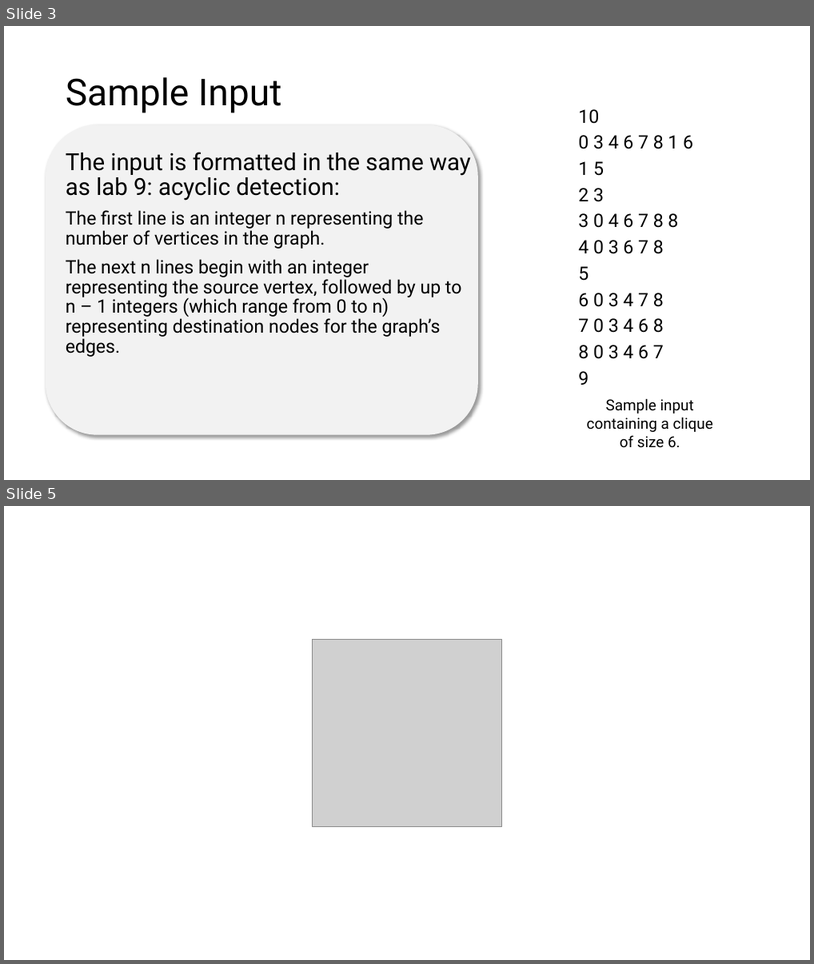
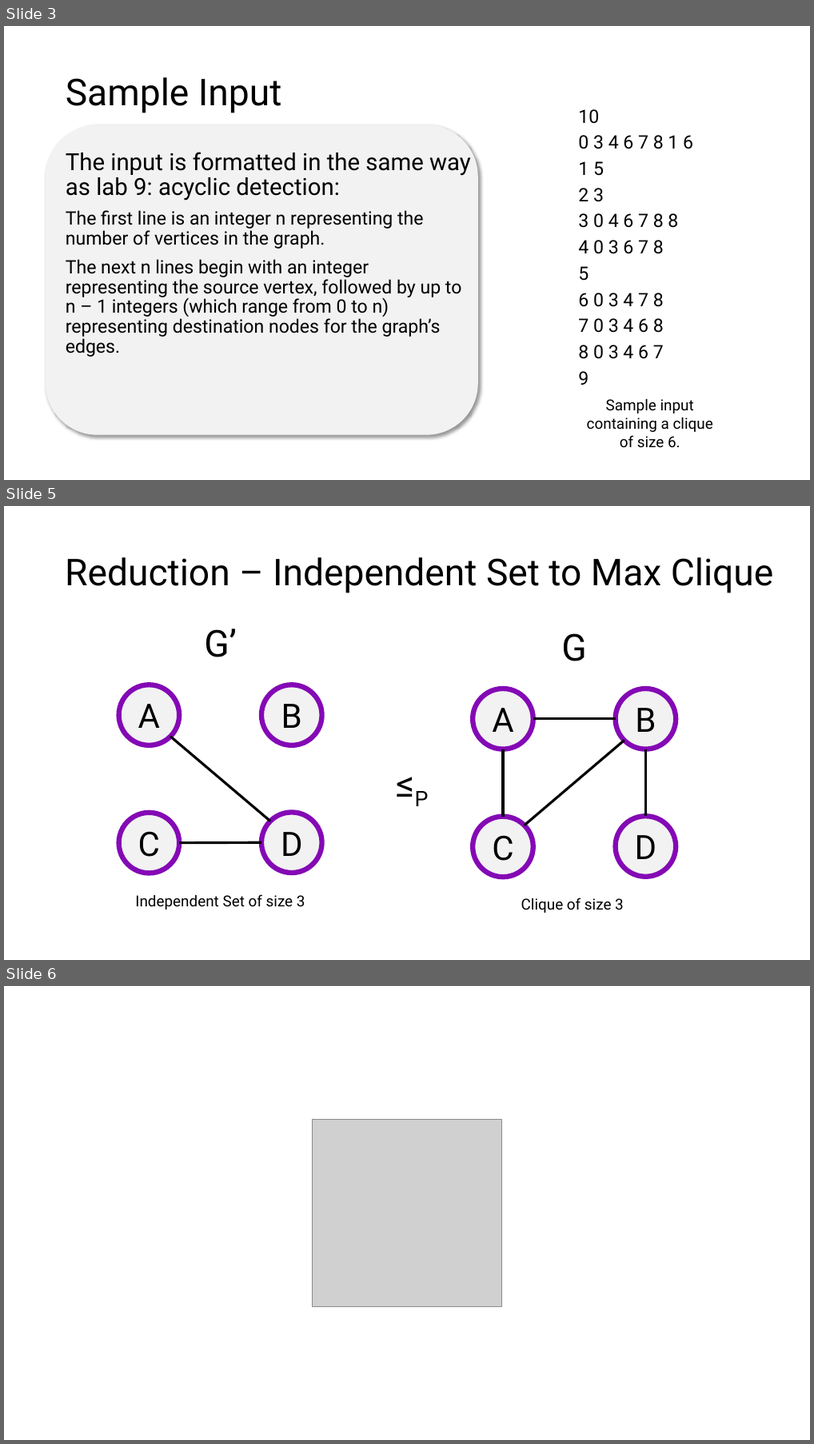
Before and after one commit to schaffsp/CS412FinalProject, a slide deck: problem_presentation.pptx. Shown one above the other, each under a label of ours: slides 3 and 5 before the commit, slides 3, 5 and 6 after it; the slides between them are not shown. The pictures are 814x964 and 814x1444 pixels, drawn with LibreOffice and Linux fonts; fonts in the diff are those of the drawing; grey boxes stand for pictures. Boxes give left, top, right and bottom in pixels: in the first picture for what was removed or moved away, otherwise in the second. Text is boxed around its words. In the diff, an @@ line names an element or a change of style, - is before the commit and + after.

Commit message:
finished reduction slides

```diff
--- a/problem_presentation.pptx
+++ b/problem_presentation.pptx
@@ slide 5 added at (x1=4, y1=506, x2=810, y2=960), background #FFFFFF @@
@@ text added at (x1=65, y1=557, x2=774, y2=593), 44 pt, text #000000 @@
+Reduction – Independent Set to Max Clique
@@ title added at (x1=562, y1=633, x2=586, y2=661), 44 pt, text #000000 @@
+G
@@ line added from (170, 736) to (270, 821), #000000 3 pt @@
@@ group added at (x1=473, y1=688, x2=676, y2=877): 4 ellipses, 4 lines @@
+A
+B
+C
+D
@@ text added at (x1=415, y1=791, x2=429, y2=806), 44 pt, text #000000 @@
+≤P
@@ line added from (179, 842) to (262, 842), #000000 3 pt @@
@@ group added at (x1=119, y1=628, x2=322, y2=909): 4 ellipses, 2 texts @@
+A
+B
+C
+D
+G’
+Independent Set of size 3
@@ text added at (x1=522, y1=897, x2=624, y2=912), 18 pt, text #000000 @@
+Clique of size 3
@@ what was slide 5 is now slide 6 @@
```
Also in this commit, not shown: 1 slide changed.
